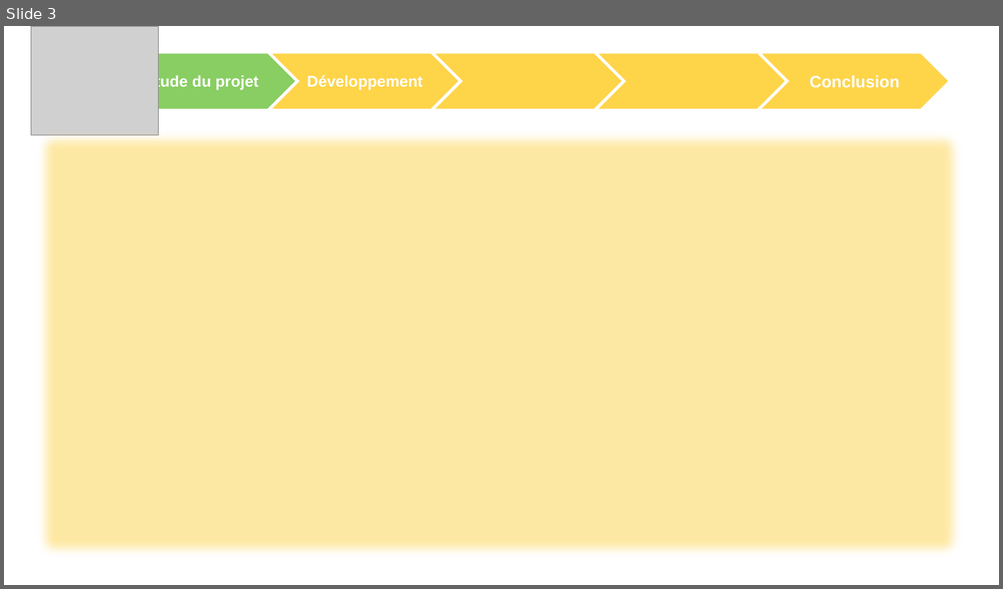
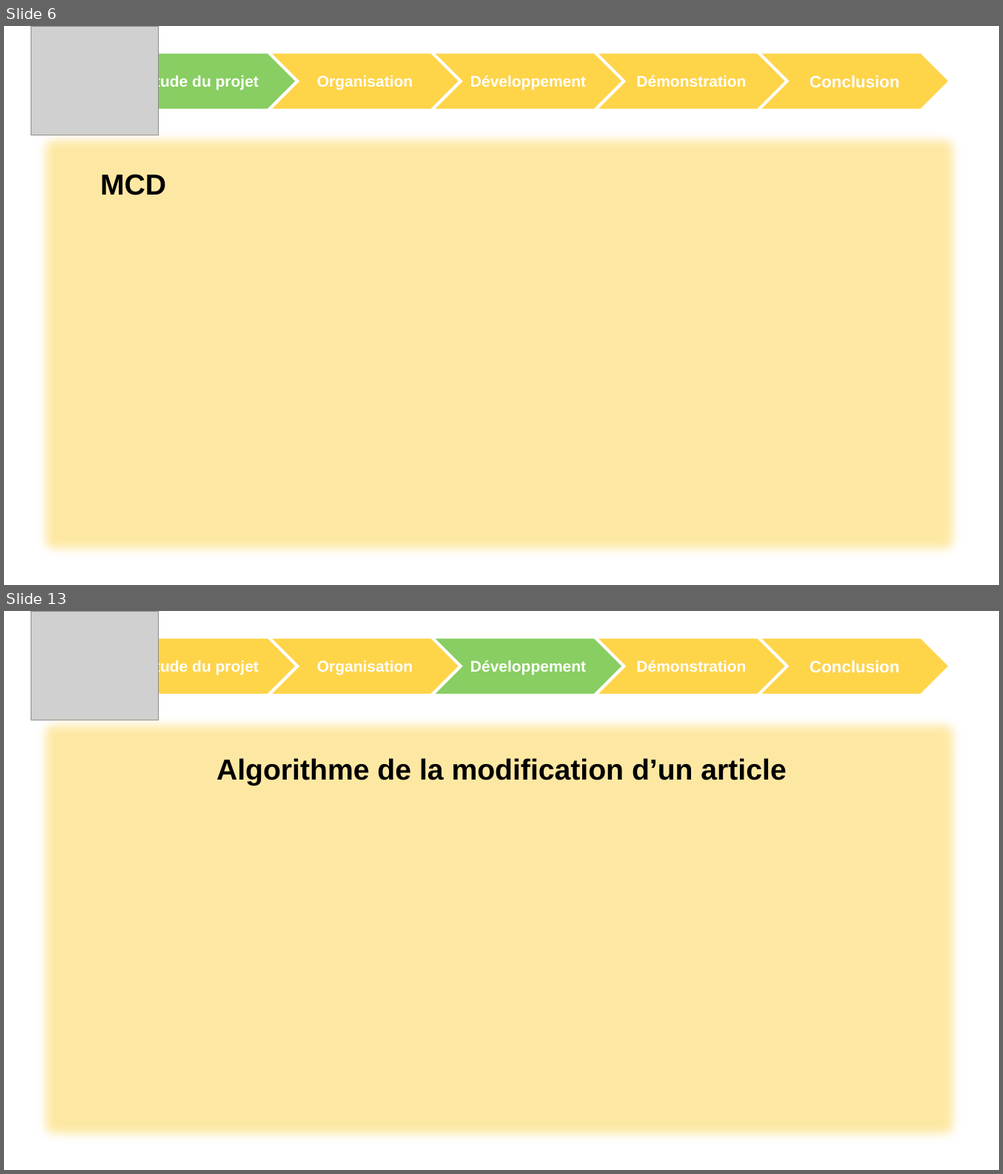
Before and after one commit to ChampemeDylan/UPOP, a slide deck: DIAPO.pptx. Shown one above the other, each under a label of ours: slide 3 before the commit, slides 6 and 13 after it; the slides between them are not shown. The pictures are 1003x589 and 1003x1174 pixels, drawn with LibreOffice and Linux fonts; fonts in the diff are those of the drawing; grey boxes stand for pictures; background and template pictures are left out. Boxes give left, top, right and bottom in pixels: in the first picture for what was removed or moved away, otherwise in the second. Text is boxed around its words. In the diff, an @@ line names an element or a change of style, - is before the commit and + after.

```diff
--- a/DIAPO.pptx
+++ b/DIAPO.pptx
@@ slide 13 added at (x1=4, y1=611, x2=999, y2=1170), background picture (left out) @@
@@ group added at (x1=31, y1=611, x2=949, y2=721): 5 chevrons, 1 picture @@
+Etude du projet
+Conclusion
+Organisation
+Développement
+Démonstration
@@ rectangle added at (x1=31, y1=711, x2=968, y2=1149), fill #FED449 at 50% opacity @@
@@ text added at (x1=216, y1=758, x2=785, y2=786), 28 pt, text #000000, bold @@
+Algorithme de la modification d’un article
@@ what was slide 3 is now slide 6 @@
@@ slide 6 changed as well @@
@@ text in chevron at (x1=317, y1=76, x2=412, y2=90): text changed @@
-Développement
+Organisation
@@ text in chevron at (x1=470, y1=75, x2=586, y2=90): text added @@
+Développement
@@ text in chevron at (x1=636, y1=75, x2=745, y2=87): text added @@
+Démonstration
@@ text added at (x1=100, y1=174, x2=166, y2=195), 28 pt, text #000000, bold @@
+MCD
```
Also in this commit, not shown: 1 other slide changed, 16 other slides added, 1 slide removed.
